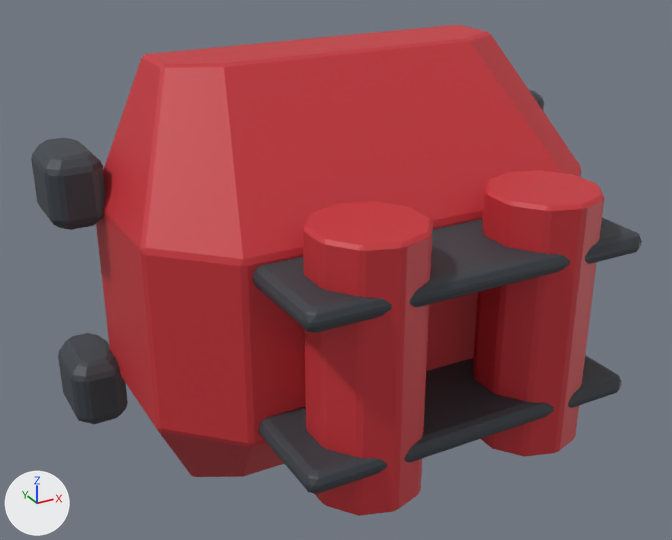
Before and after pictures for a commit that changed the FBX model Assets/Resources/ClamshellMeshes/LowerArmBack_Set08_Goliath.fbx.
Rendered twice from a 50 mm lens placed at (-0.332, -0.64, 0.288), pointed at (-0.026, -0.083, 0.01). Lighting does not change. The marker at lower left points along +X, +Y and +Z. The picture after the commit comes second. Where no turn or scale is listed for an object, it has been applied to the vertices.

The older version as bpy lines, for what is in view:
```python
me_lowerarmback_set08_goliath_001 = bpy.data.meshes.new('LowerArmBack_Set08_Goliath.001')
me_lowerarmback_set08_goliath_001.from_pydata(...)  # 712 vertices, 744 faces; spans x -0.215..0.215, y -0.235..0.03, z -0.165..0.165
# faces by material slot: [216, 528]
me_lowerarmback_set08_goliath_001.materials.append(mat_shell)  # red #c83038
me_lowerarmback_set08_goliath_001.materials.append(mat_frame)  # dark grey #3a3f45
ob_lowerarmback_set08_goliath = bpy.data.objects.new('LowerArmBack_Set08_Goliath', me_lowerarmback_set08_goliath_001)
ob_lowerarmback_set08_goliath.location = (0.0, 0.0, 0.0)
```
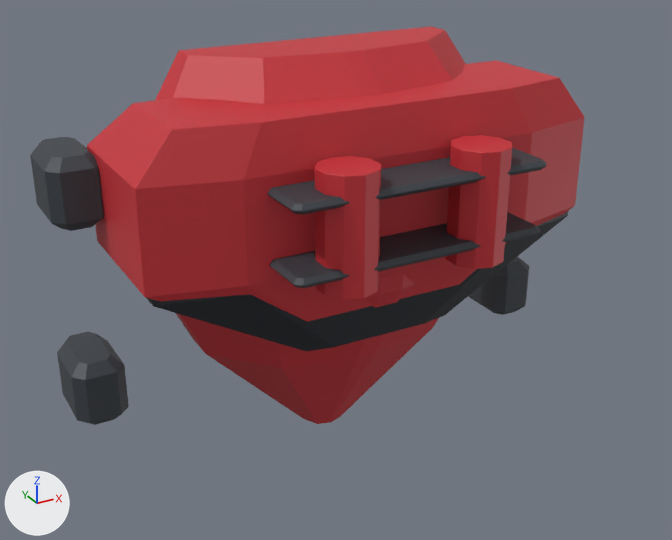
What differs and where, as boxes [x1, y1, x2, y2] in the pictures (672 x 540 px; the box of a moved part takes in the faces that stretch with it):
'LowerArmBack_Set08_Goliath', reshaped (9% narrower, 19% shorter): before [31, 25, 642, 516]; after [30, 27, 585, 425]
part 1 of me_lowerarmback_set08_goliath_001, moved or reshaped: before [473, 170, 604, 457]; after [315, 156, 381, 300]
part 2 of me_lowerarmback_set08_goliath_001, moved or reshaped: before [303, 201, 433, 516]; after [445, 135, 512, 269]
part 3 of me_lowerarmback_set08_goliath_001, rebuilt: before [96, 25, 581, 477]; after [155, 27, 465, 424]
part 4 of me_lowerarmback_set08_goliath_001, rebuilt (not visible before): after [469, 257, 529, 315]
part 5 of me_lowerarmback_set08_goliath_001, rebuilt: before [58, 333, 128, 424]; after [57, 332, 129, 425]
part 6 of me_lowerarmback_set08_goliath_001, rebuilt: before [31, 137, 106, 230]; after [30, 137, 104, 231]
part 7 of me_lowerarmback_set08_goliath_001, rebuilt (not visible afterwards): before [528, 89, 544, 110]
part 8 of me_lowerarmback_set08_goliath_001, added: after [270, 212, 540, 288]
part 9 of me_lowerarmback_set08_goliath_001, added: after [267, 148, 547, 214]
part 10 of me_lowerarmback_set08_goliath_001, added (black): after [147, 211, 568, 351]
part 11 of me_lowerarmback_set08_goliath_001, added (red): after [87, 60, 585, 322]
part 12 of me_lowerarmback_set08_goliath_001, deleted: before [259, 355, 622, 494]
part 13 of me_lowerarmback_set08_goliath_001, deleted: before [253, 218, 642, 333]

Patch to the scene script:
```diff
--- a/Assets/Resources/ClamshellMeshes/LowerArmBack_Set08_Goliath.fbx.py
+++ b/Assets/Resources/ClamshellMeshes/LowerArmBack_Set08_Goliath.fbx.py
@@ mat_dark @@
+mat_dark = principled_material('Dark')
+mat_dark.base_color = (0.017, 0.02, 0.026)  # black #23272d
+mat_dark.roughness = 0.55
@@ me_lowerarmback_set08_goliath_001 @@
 # used by ob_lowerarmback_set08_goliath; location = (0.0, 0.0, 0.0)
-me_lowerarmback_set08_goliath_001.from_pydata(...)  # 712 vertices, 744 faces; spans x -0.215..0.215, y -0.235..0.03, z -0.165..0.165
+me_lowerarmback_set08_goliath_001.from_pydata(...)  # 832 vertices, 857 faces; spans x -0.215..0.215, y -0.168..0.03, z -0.165..0.165
+# me_lowerarmback_set08_goliath_001 part 1: the loose piece of 60 vertices spanning x 0.029..0.104, y -0.235..-0.158, z -0.093..0.093 is scaled about its middle by (0.558, 0.558, 0.46), then moved by (-0.119, 0.05, 0.069)
+# me_lowerarmback_set08_goliath_001 part 2: the loose piece of 60 vertices spanning x -0.104..-0.029, y -0.235..-0.158, z -0.093..0.093 is scaled about its middle by (0.558, 0.558, 0.46), then moved by (0.119, 0.05, 0.069)
+# me_lowerarmback_set08_goliath_001 part 3: the loose piece of 88 vertices spanning x -0.18..0.18, y -0.16..0.0, z -0.165..0.165 is rebuilt with 88 vertices and now spans x -0.148..0.148, y -0.125..0.0, z -0.165..0.165
+# me_lowerarmback_set08_goliath_001 part 4: the loose piece of 84 vertices spanning x 0.175..0.215, y -0.03..0.03, z -0.106..-0.053 is rebuilt with 84 vertices and now spans x 0.175..0.215, y -0.03..0.03, z -0.106..-0.053
+# me_lowerarmback_set08_goliath_001 part 5: the loose piece of 84 vertices spanning x -0.215..-0.175, y -0.03..0.03, z -0.106..-0.053 is rebuilt with 84 vertices and now spans x -0.215..-0.175, y -0.03..0.03, z -0.106..-0.053
+# me_lowerarmback_set08_goliath_001 part 6: the loose piece of 84 vertices spanning x -0.215..-0.175, y -0.03..0.03, z 0.053..0.106 is rebuilt with 84 vertices and now spans x -0.215..-0.175, y -0.03..0.03, z 0.053..0.106
+# me_lowerarmback_set08_goliath_001 part 7: the loose piece of 84 vertices spanning x 0.175..0.215, y -0.03..0.03, z 0.053..0.106 is rebuilt with 84 vertices and now spans x 0.175..0.215, y -0.03..0.03, z 0.053..0.106
+# me_lowerarmback_set08_goliath_001 part 8: a new loose piece of 84 vertices spanning x -0.099..0.099, y -0.165..-0.121, z 0.041..0.048, in mat_frame (dark grey #3a3f45)
+# me_lowerarmback_set08_goliath_001 part 9: a new loose piece of 84 vertices spanning x -0.099..0.099, y -0.165..-0.121, z 0.091..0.098, in mat_frame (dark grey #3a3f45)
+# me_lowerarmback_set08_goliath_001 part 10: a new loose piece of 60 vertices spanning x -0.175..0.175, y -0.121..0.0, z -0.041..0.13, in mat_dark (black #23272d)
+# me_lowerarmback_set08_goliath_001 part 11: a new loose piece of 60 vertices spanning x -0.18..0.18, y -0.125..0.0, z -0.033..0.139, in mat_shell (red #c83038)
+# me_lowerarmback_set08_goliath_001 part 12: the loose piece of 84 vertices spanning x -0.127..0.127, y -0.234..-0.153, z -0.062..-0.047 is deleted
+# me_lowerarmback_set08_goliath_001 part 13
+# 84 vertices are removed from x -0.127..0.127, y -0.234..-0.153, z 0.047..0.062
+# 88 faces are deleted
 me_lowerarmback_set08_goliath_001.materials.append(mat_shell)
 me_lowerarmback_set08_goliath_001.materials.append(mat_frame)
+me_lowerarmback_set08_goliath_001.materials.append(mat_dark)  # black #23272d
```
